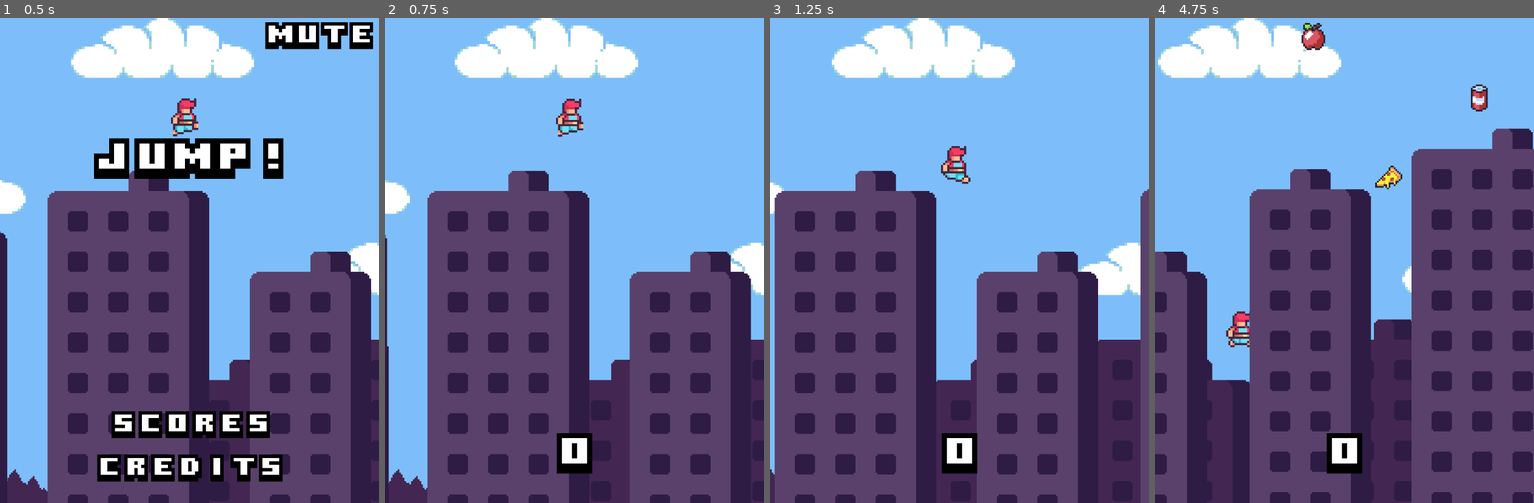
Above: before the commit, frames 1-4 (left to right).
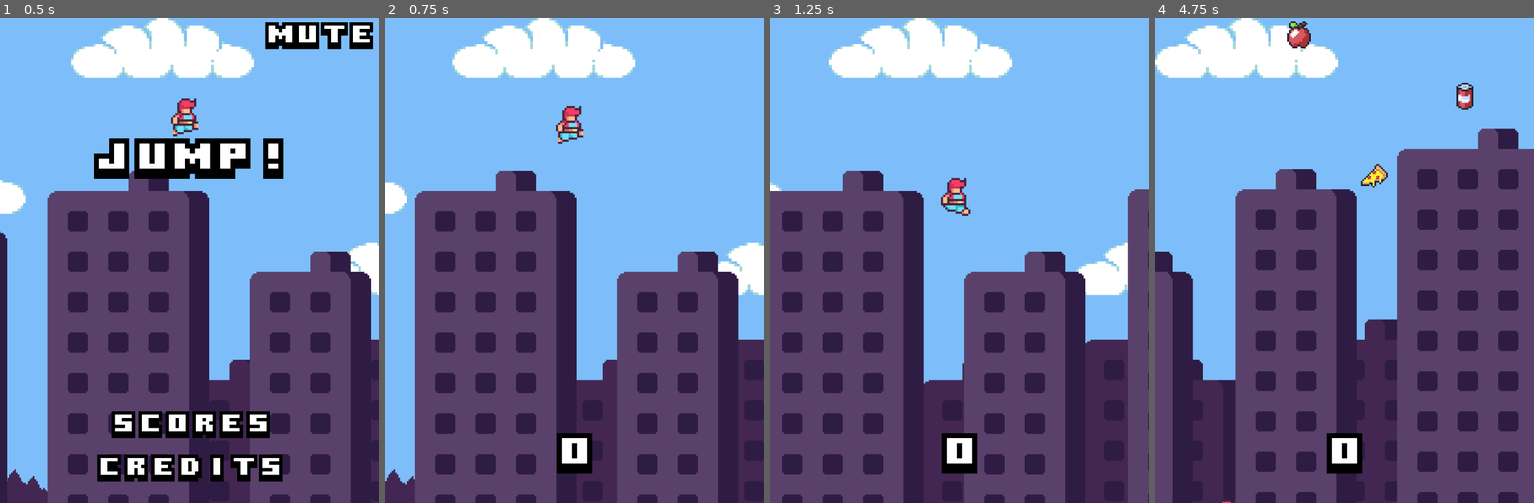
Above: after the commit, the same moments.

Repository: MarmadileManteater/Jump
Game: Godot game, scene res://scenes/container_scene.tscn
Same seed, same stepped clock (60 frames per second), same inputs: the game is played once before the commit and once after it.
Inputs (mouse positions are in pixels of both pictures, inside the frame that each line leads up to):
- Up to frame 1 (0.5 s): no input
- Up to frame 2 (0.75 s): tap Enter (ui_accept) at 0.5 s; move the mouse to (657, 236) at 0.52 s; hold Enter (ui_accept) from 0.53 s (still down); click (657, 236) at 0.67 s
- Up to frame 3 (1.25 s): keep holding Enter (ui_accept)
- Up to frame 4 (4.75 s): move the mouse to (1268, 284) at 1.27 s; release Enter (ui_accept) at 1.28 s; tap Enter (ui_accept) at 1.35, 1.52, 1.82, 2.85, 3.02, 3.32, 4.35, 4.52 s; click (1268, 284) at 1.42 s; move the mouse to (1382, 153) at 2.02 s; hold Enter (ui_accept) 2.03-2.78 s; click (1382, 153) at 2.17 s; move the mouse to (1325, 357) at 2.77 s; click (1325, 357) at 2.92 s; move the mouse to (1458, 333) at 3.52 s; hold Enter (ui_accept) 3.53-4.28 s; click (1458, 333) at 3.67 s; move the mouse to (1230, 187) at 4.27 s; click (1230, 187) at 4.42 s

Frame 1 is identical in both runs. In frame 2, 21% of the frame differs, in the area x 0-100%, y 0-100%; in frame 3, 22%; in frame 4, 28%.

Commit message:
Add screenshots and readme

Diff:
--- a/project.godot
+++ b/project.godot
@@ -13,6 +13,8 @@
 config/name="Jump!"
 run/main_scene="uid://dx6bl3lude2nf"
 config/features=PackedStringArray("4.4", "GL Compatibility")
+boot_splash/use_filter=false
+boot_splash/image="uid://b48r4ma47mu81"
 config/icon="res://icon.svg"
 
 [display]
--- a/scripts/container_scene.gd
+++ b/scripts/container_scene.gd
@@ -89,6 +89,13 @@
 	canvas_layer.visible = true
 	volume_control.visible = true
 
+func _input(event: InputEvent) -> void:
+	if (event.is_action_pressed("ui_accept")):
+		var event_action = InputEventAction.new()
+		event_action.action = "ui_accept"
+		event_action.pressed = true
+		_on_touch_input(event_action)
+
 func _on_touch_input(event: InputEvent) -> void:
 	if (high_scores_layer.visible):
 		#ignore input
Binary file added: cc-by-sa_0.png
Not shown, changed: export_presets.cfg
Binary file added: godot_logo.png
Binary file added: screenshots/1.png
Binary file added: screenshots/2.png
Binary file added: screenshots/3.png
Binary file added: screenshots/title.png
Not shown, added: LICENSE
Not shown, added: README.md
